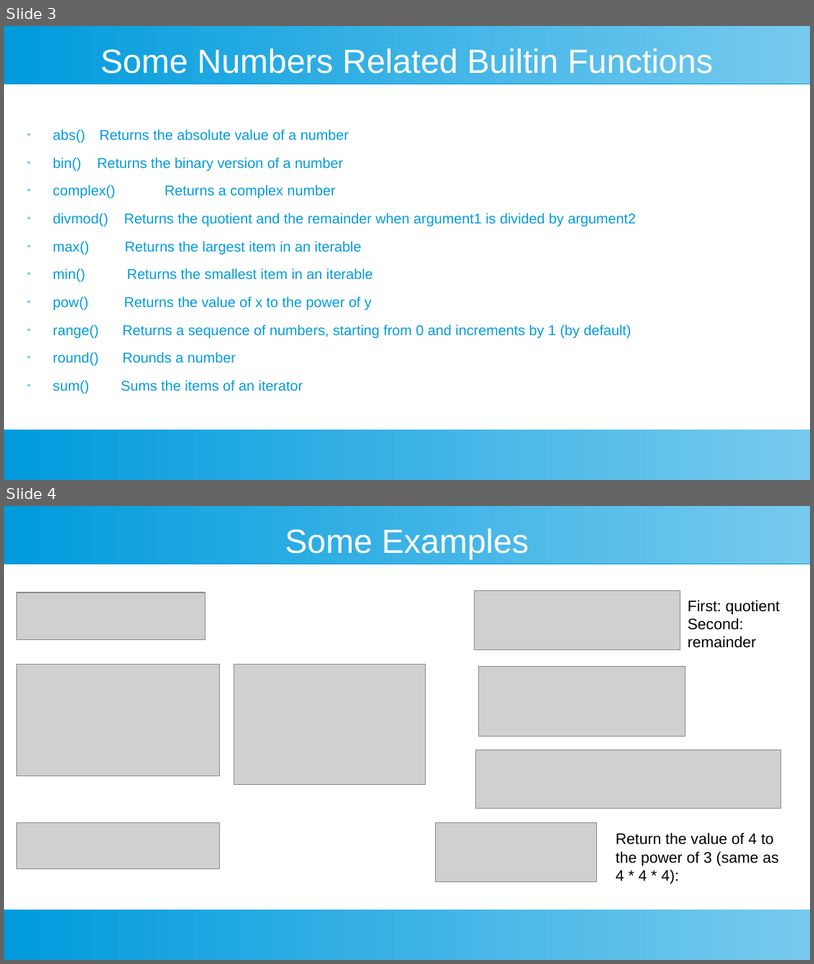
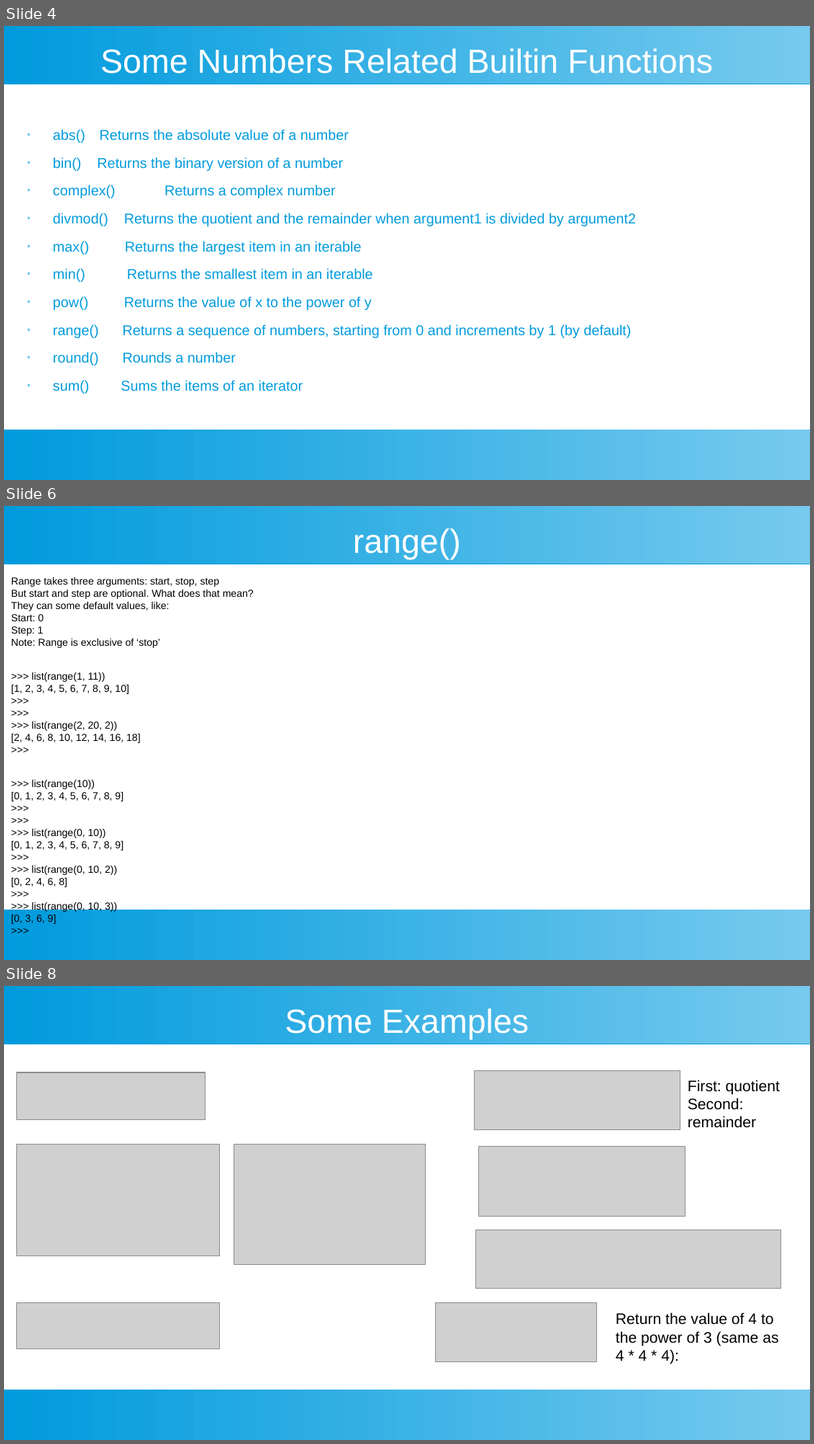
Before and after one commit to ashishjain1547/public_lessons_in_python, a slide deck: Ch 1 - Python's built-in functions/Python's builtin functions.odp. Shown one above the other, each under a label of ours: slides 3 and 4 before the commit, slides 4, 6 and 8 after it; the slides between them are not shown. The pictures are 814x964 and 814x1444 pixels, drawn with LibreOffice and Linux fonts; fonts in the diff are those of the drawing; grey boxes stand for pictures. Boxes give left, top, right and bottom in pixels: in the first picture for what was removed or moved away, otherwise in the second. Text is boxed around its words. In the diff, an @@ line names an element or a change of style, - is before the commit and + after.

```diff
--- a/Ch 1 - Python's built-in functions/Python's builtin functions.odp
+++ b/Ch 1 - Python's built-in functions/Python's builtin functions.odp
@@ slide 6 added at (4,506,810,960), background #FFFFFF; not listed: 2 template elements that a slide beside it also shows @@
@@ title added at (353,528,461,559), 33 pt, text #FFFFFF @@
+range()
@@ text added at (11,577,254,924), 10 pt, text #000000 @@
+Range takes three arguments: start, stop, step
+But start and step are optional. What does that mean?
+They can some default values, like:
+Start: 0
+Step: 1
+Note: Range is exclusive of ‘stop’
+>>> list(range(1, 11))
+[1, 2, 3, 4, 5, 6, 7, 8, 9, 10]
+>>>
+>>>
+>>> list(range(2, 20, 2))
+[2, 4, 6, 8, 10, 12, 14, 16, 18]
+>>>
+>>> list(range(10))
+[0, 1, 2, 3, 4, 5, 6, 7, 8, 9]
+>>>
+>>>
+>>> list(range(0, 10))
+[0, 1, 2, 3, 4, 5, 6, 7, 8, 9]
+>>>
+>>> list(range(0, 10, 2))
+[0, 2, 4, 6, 8]
+>>>
+>>> list(range(0, 10, 3))
+[0, 3, 6, 9]
+>>>
@@ what was slide 3 is now slide 4 @@
@@ what was slide 4 is now slide 8 @@
```
Also in this commit, not shown: 2 slides changed, 6 other slides added, 25 other files.
